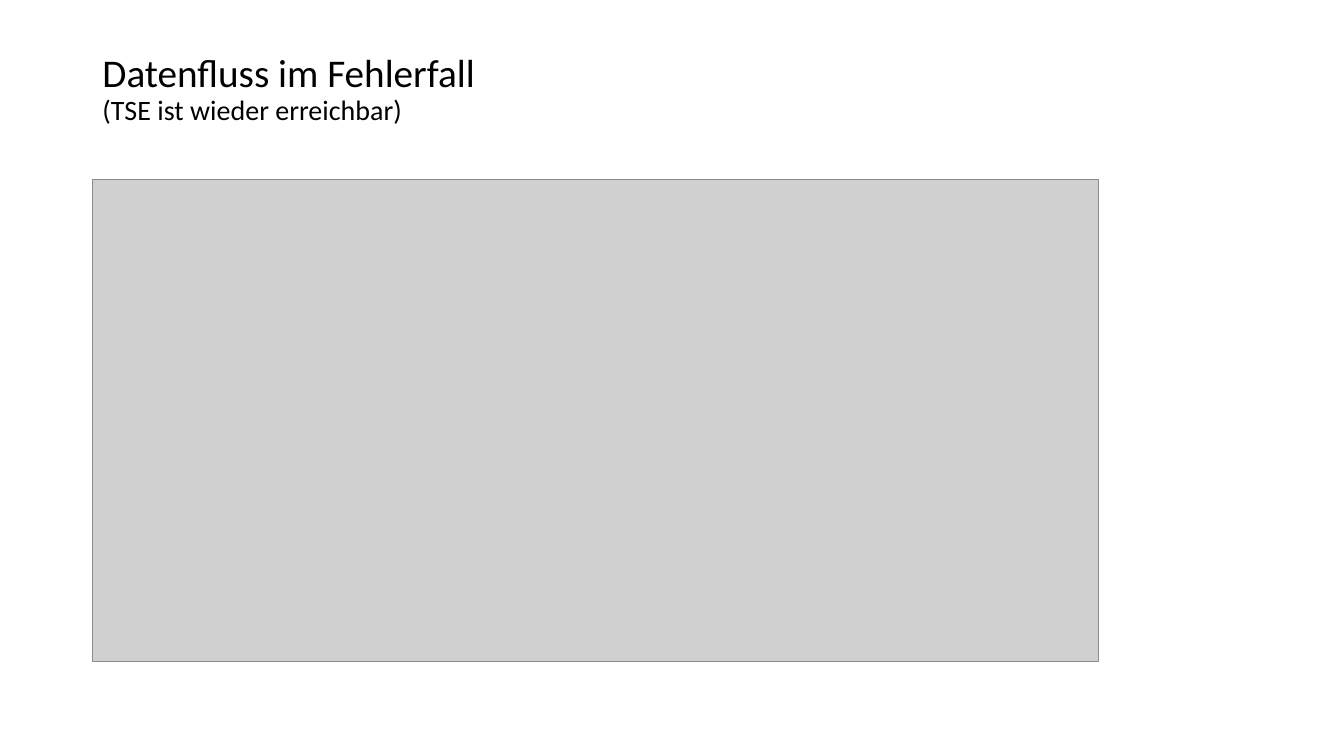
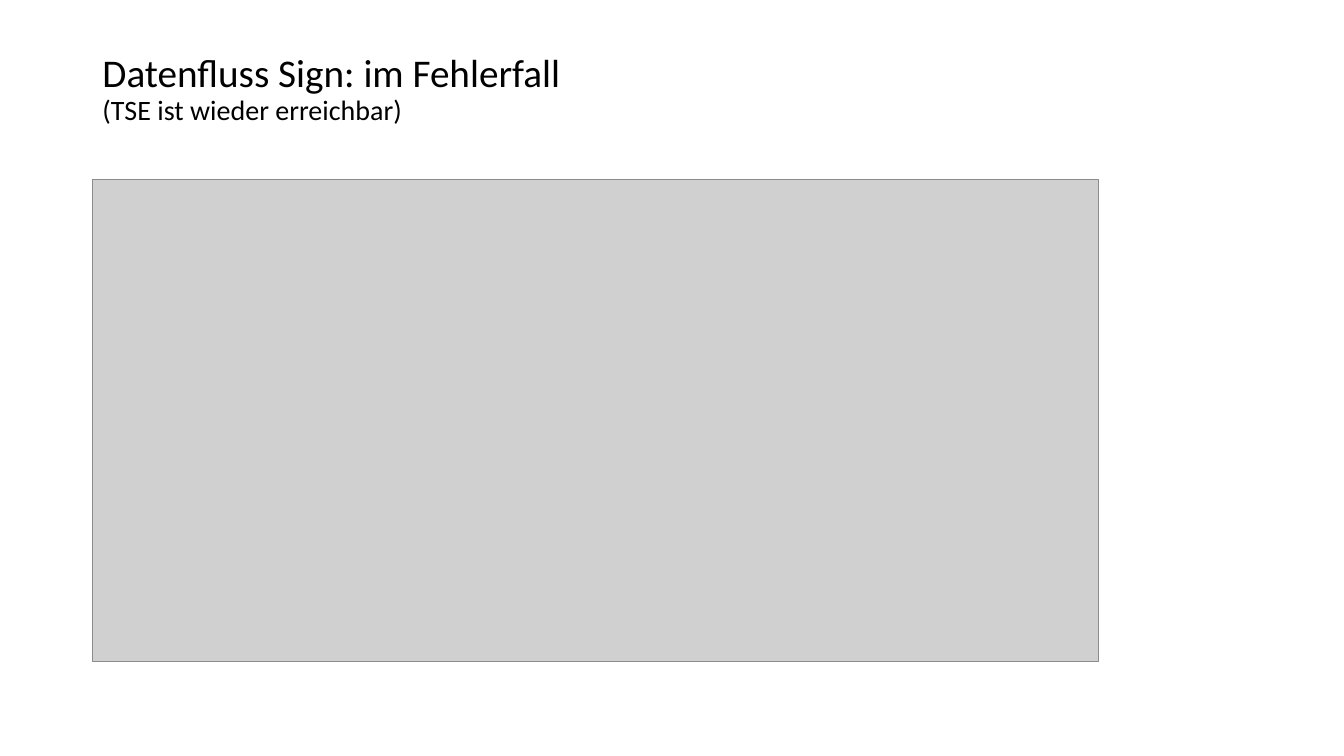
Before and after one commit to fiskaltrust/productdescription-de-doc, a slide deck: slide 13 of for-poscreators/presentation/onboarding_de.pptx (slide 12 before the commit). Drawn at 1344x756 pixels with LibreOffice and Linux fonts; fonts in the diff are those of the drawing; grey boxes stand for pictures. Boxes give left, top, right and bottom in pixels: in the first picture for what was removed or moved away, otherwise in the second. Text is boxed around its words. In the diff, an @@ line names an element or a change of style, - is before the commit and + after.

```diff
--- a/for-poscreators/presentation/onboarding_de.pptx
+++ b/for-poscreators/presentation/onboarding_de.pptx
@@ title at [102,59,560,124]: text changed; size 20 to 28 pt @@
-Datenfluss im Fehlerfall
-(TSE ist wieder erreichbar)
+Datenfluss Sign: im Fehlerfall
+(TSE ist wieder erreichbar)
```
Also in this commit, not shown: 7 other slides changed, 9 slides added, 9 other files.
